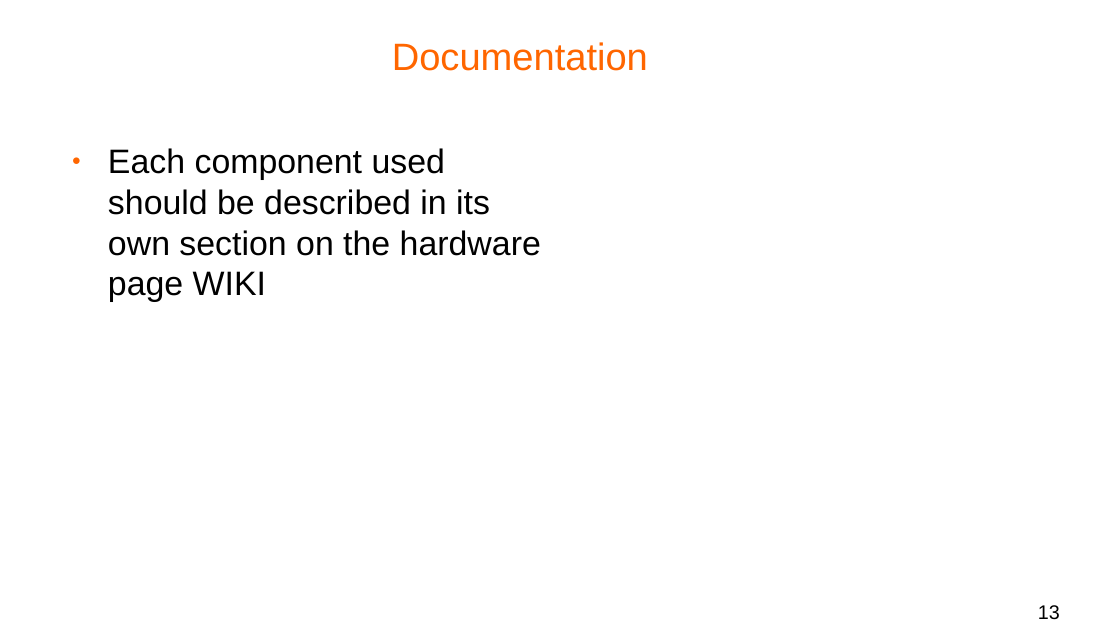
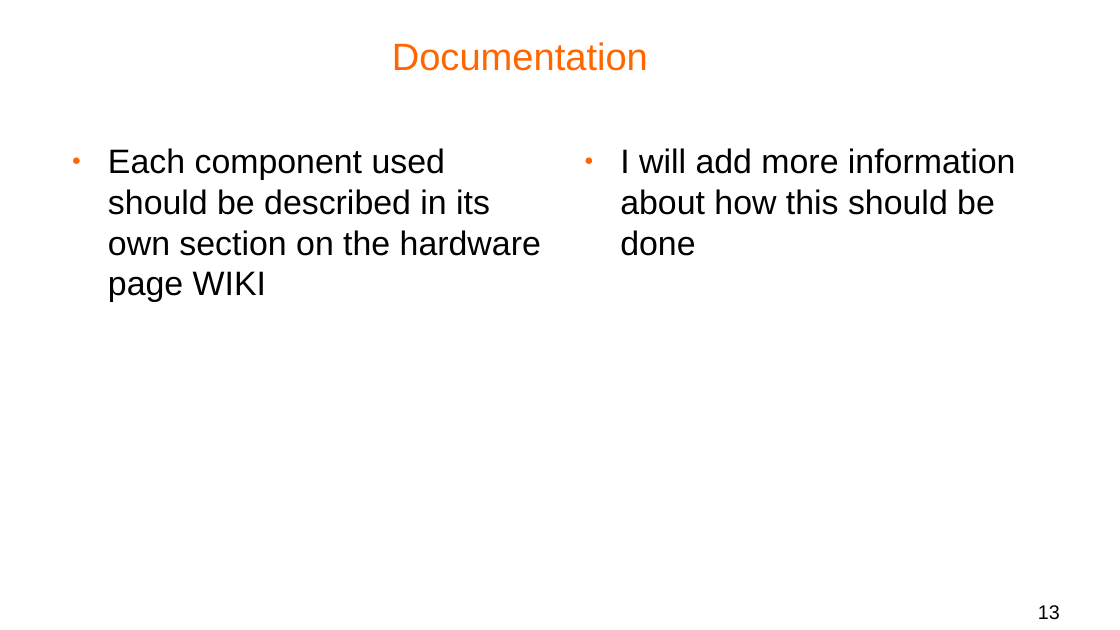
Before and after one commit to DVA490-474-Project-Course/SSL-Hardware-Development, a slide deck: slide 13 of Meeting_notes/HW-2024-09-09.odp. Drawn at 1120x630 pixels with LibreOffice and Linux fonts; fonts in the diff are those of the drawing; background and template pictures are left out. Boxes give left, top, right and bottom in pixels: in the first picture for what was removed or moved away, otherwise in the second. Text is boxed around its words. In the diff, an @@ line names an element or a change of style, - is before the commit and + after.

Commit message:
Presentation update

```diff
--- a/Meeting_notes/HW-2024-09-09.odp
+++ b/Meeting_notes/HW-2024-09-09.odp
@@ text added at (620,148,1015,256), 24 pt, text #000000 @@
+● I will add more information about how this should be done
```
Also in this commit, not shown: 1 slide added, 9 other files.
